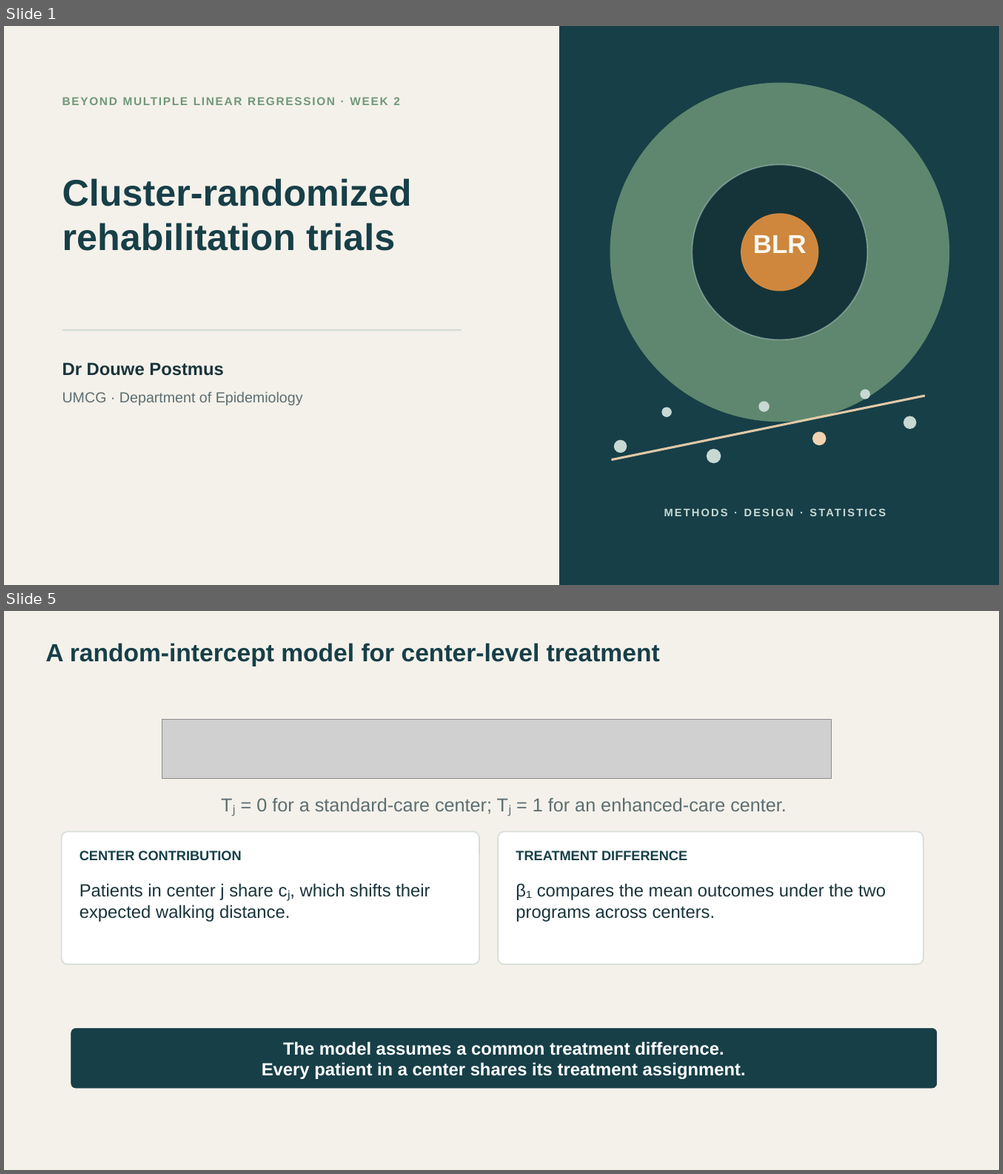
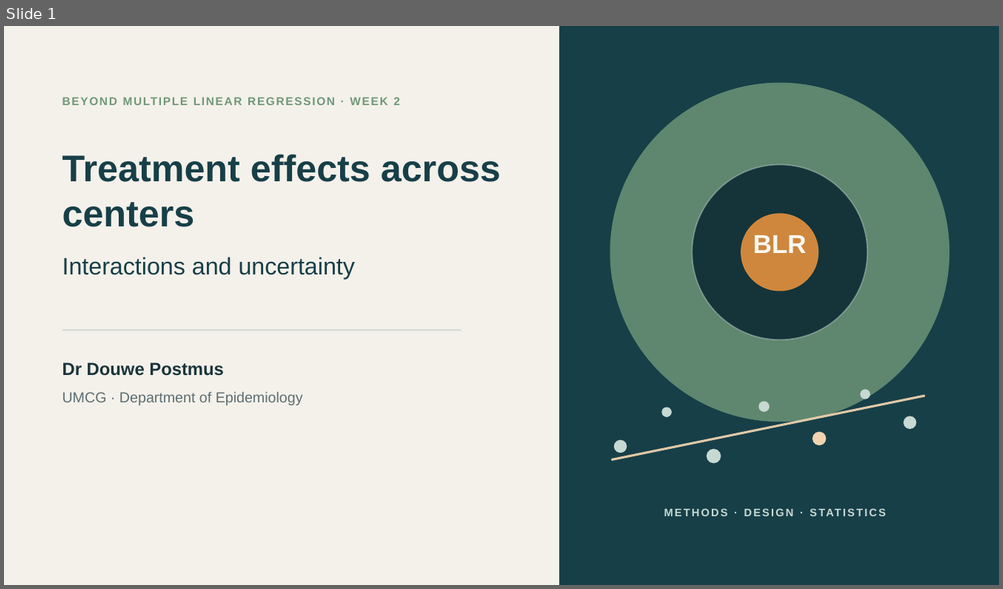
Before and after one commit to Postmus/BeyondMLR, a slide deck: lectures_2627/week2/Beyond_MLR_Week_2.pptx. Shown one above the other, each under a label of ours: slides 1 and 5 before the commit, slide 1 after it; the slides between them are not shown. The pictures are 1003x1174 and 1003x589 pixels, drawn with LibreOffice and Linux fonts; fonts in the diff are those of the drawing; grey boxes stand for pictures. Boxes give left, top, right and bottom in pixels: in the first picture for what was removed or moved away, otherwise in the second. Text is boxed around its words. In the diff, an @@ line names an element or a change of style, - is before the commit and + after.

Commit message:
Develop Week 2 lecture on treatment interactions and uncertainty

```diff
--- a/lectures_2627/week2/Beyond_MLR_Week_2.pptx
+++ b/lectures_2627/week2/Beyond_MLR_Week_2.pptx
@@ slide 5 removed at (4,611,999,1170), background #F4F1EA @@
@@ text removed at (45,643,660,667) @@
-A random-intercept model for center-level treatment
@@ picture removed at (162,719,831,779) @@
@@ text removed at (256,798,786,814) @@
-Tⱼ = 0 for a standard-care center; Tⱼ = 1 for an enhanced-care center.
@@ rounded rectangle removed at (62,832,479,965) @@
@@ rounded rectangle removed at (498,832,923,965) @@
@@ text removed at (79,851,241,860) @@
-CENTER CONTRIBUTION
@@ text removed at (515,851,687,860) @@
-TREATMENT DIFFERENCE
@@ text removed at (79,883,430,922) @@
-Patients in center j share cⱼ, which shifts their expected walking distance.
@@ text removed at (515,883,885,922) @@
-β₁ compares the mean outcomes under the two programs across centers.
@@ rounded rectangle removed at (71,1029,936,1088) @@
@@ text removed at (262,1042,745,1079) @@
-The model assumes a common treatment difference.
-Every patient in a center shares its treatment assignment.
@@ slide 1 changed as well @@
@@ text at (62,154,501,227): text changed @@
-Cluster-randomized rehabilitation trials
+Treatment effects across centers
@@ text added at (62,257,355,279), 23 pt, text #173F48 @@
+Interactions and uncertainty
```
Also in this commit, not shown: 25 slides added, 7 other slides removed, 53 other files.
